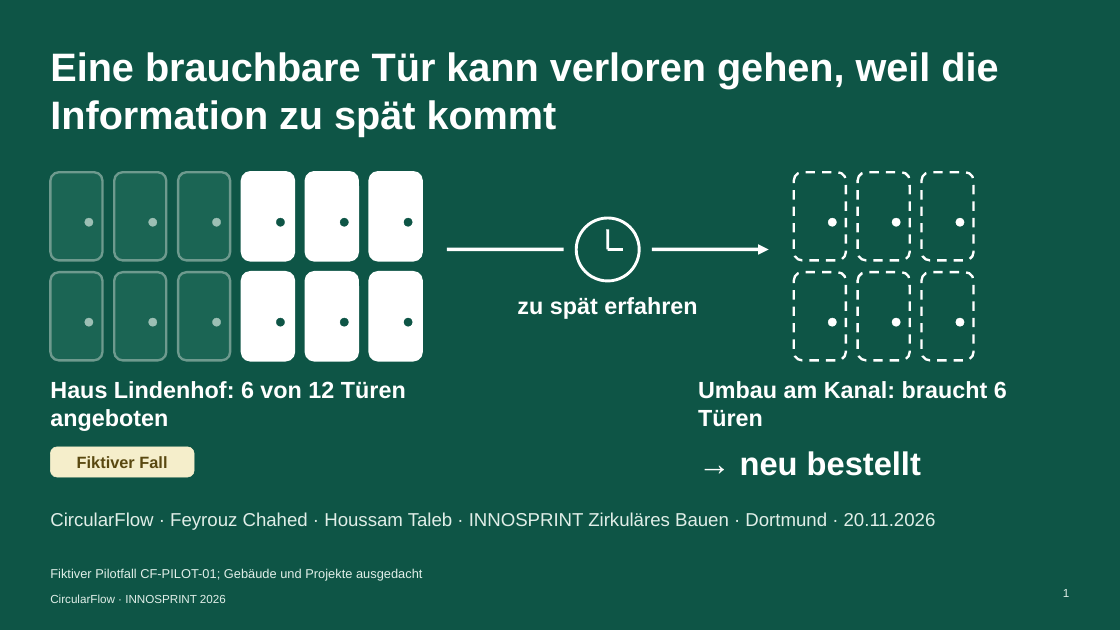
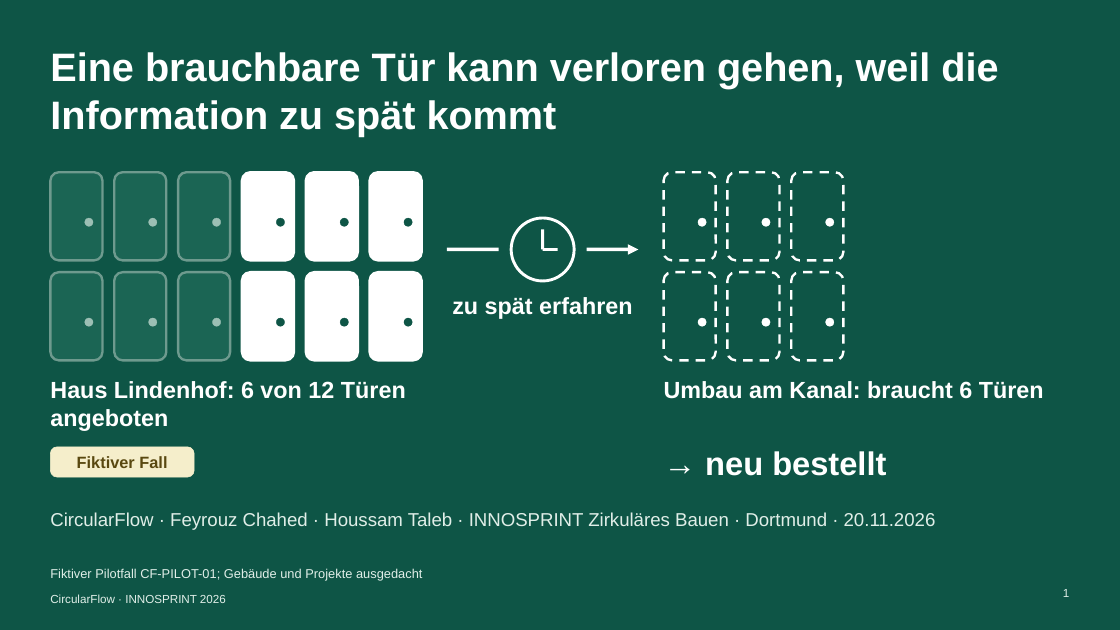
Before and after one commit to sammo3332/CircularFlow, a slide deck: slide 1 of pitch/innosprint-2026/ausgabe/abgabe-5-minuten/CircularFlow_INNOSPRINT2026_Pitch-5-Minuten.pptx. Drawn at 1120x630 pixels with LibreOffice and Linux fonts; fonts in the diff are those of the drawing. Boxes give left, top, right and bottom in pixels: in the first picture for what was removed or moved away, otherwise in the second. Text is boxed around its words. In the diff, an @@ line names an element or a change of style, - is before the commit and + after.

```diff
--- a/pitch/innosprint-2026/ausgabe/abgabe-5-minuten/CircularFlow_INNOSPRINT2026_Pitch-5-Minuten.pptx
+++ b/pitch/innosprint-2026/ausgabe/abgabe-5-minuten/CircularFlow_INNOSPRINT2026_Pitch-5-Minuten.pptx
@@ line moved from (447, 250) - (564, 250) to (447, 250) - (498, 250) @@
@@ 2 lines, 1 ellipse: place and size @@
-2 lines, 1 ellipse at <box>576,218,639,281</box>
+2 lines, 1 ellipse at <box>511,218,574,281</box>
@@ arrow moved from (652, 250) - (769, 250) to (587, 250) - (639, 250) @@
@@ text "zu spät erfahren": place and size @@
-text "zu spät erfahren" at <box>517,297,697,319</box>
+text "zu spät erfahren" at <box>452,297,632,319</box>
@@ 6 rounded rectangles, 6 ellipses: place and size @@
-6 rounded rectangles, 6 ellipses at <box>794,172,974,360</box>
+6 rounded rectangles, 6 ellipses at <box>664,172,844,360</box>
@@ text "Umbau am Kanal: braucht 6 ..." rewrapped from <box>698,381,1007,427</box> to <box>664,381,1044,399</box> @@
@@ text "→ neu bestellt": place and size @@
-text "→ neu bestellt" at <box>740,451,921,476</box>
+text "→ neu bestellt" at <box>705,451,886,476</box>
```
Also in this commit, not shown: 4 other slides changed, 12 other files.
